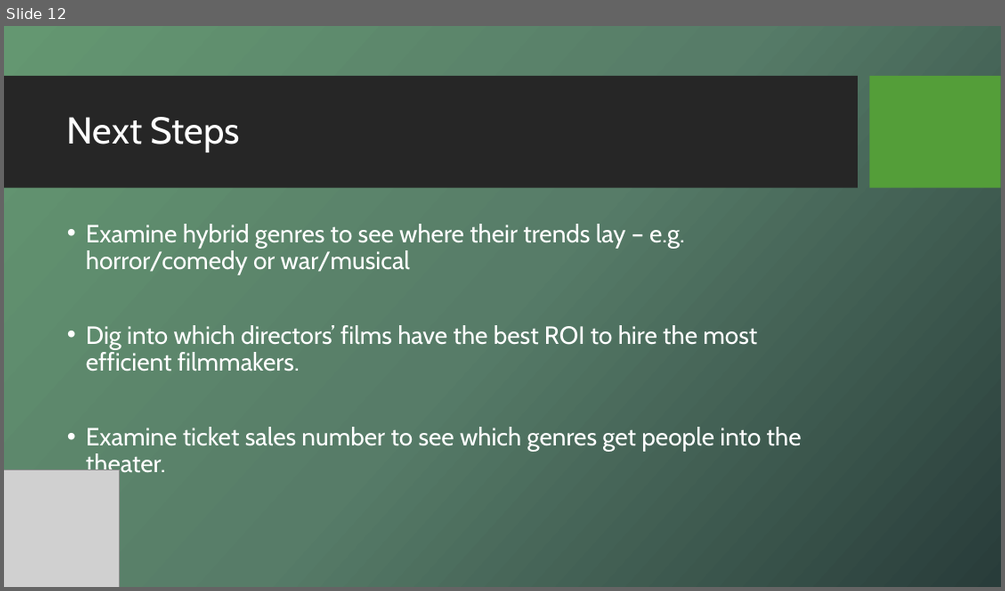
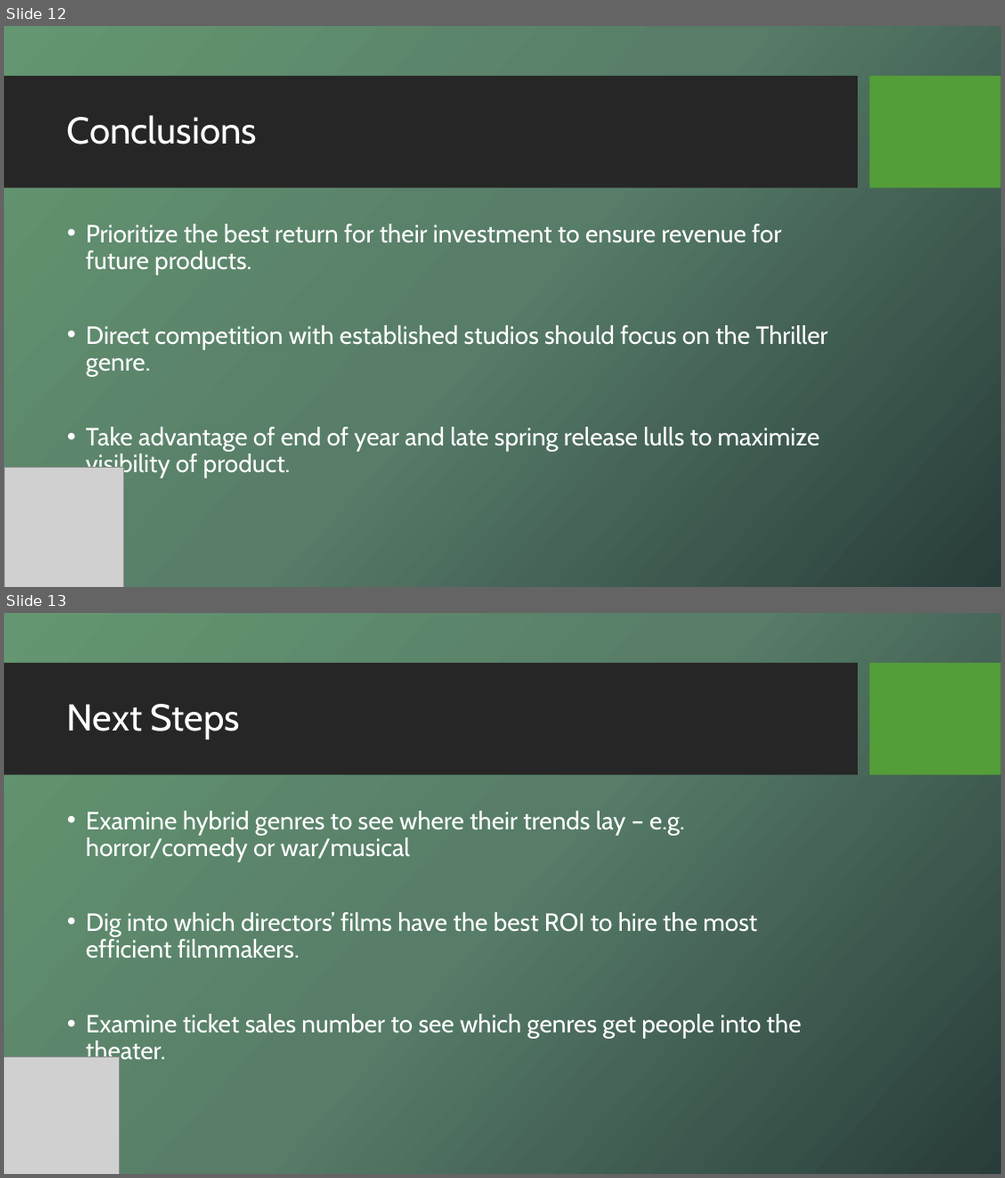
Before and after one commit to houleyemballo/AnalysisMovieData, a slide deck: Movie Production Recommendations for Microsoft StudiosV2.pptx. Shown one above the other, each under a label of ours: slide 12 before the commit, slides 12 and 13 after it. The pictures are 1005x591 and 1005x1178 pixels, drawn with LibreOffice and Linux fonts; fonts in the diff are those of the drawing; grey boxes stand for pictures; background and template pictures are left out. Boxes give left, top, right and bottom in pixels: in the first picture for what was removed or moved away, otherwise in the second. Text is boxed around its words. In the diff, an @@ line names an element or a change of style, - is before the commit and + after.

```diff
--- a/Movie Production Recommendations for Microsoft StudiosV2.pptx
+++ b/Movie Production Recommendations for Microsoft StudiosV2.pptx
@@ slide 12 added at [4,26,1001,587], background picture (left out); not listed: 2 template elements that a slide beside it also shows @@
@@ title added at [67,115,257,144], 36 pt, text #FFFFFF @@
+Conclusions
@@ text added at [86,224,828,477], 24 pt, text #FFFFFF @@
+• Prioritize the best return for their investment to ensure revenue for future products.
+• Direct competition with established studios should focus on the Thriller genre.
+• Take advantage of end of year and late spring release lulls to maximize visibility of product.
@@ picture added at [4,467,123,587] @@
@@ what was slide 12 is now slide 13 @@
```
Also in this commit, not shown: 3 slides changed, 1 other slide added, 3 other files.
